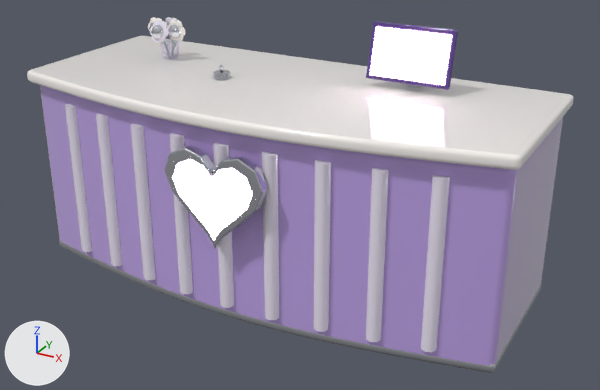
The glTF model public/assets/interiors/salao/reception_desk_curved.glb: old version first, new version second.
Both versions are drawn from a 50 mm lens placed at (1.88, -3.29, 2.07), pointed at (0.13, -0.11, 0.48). The lights are fixed; the arrows at lower left show +X, +Y and +Z. The picture after the commit comes second.

Names of what the first picture shows: 'reception_desk_curved'.
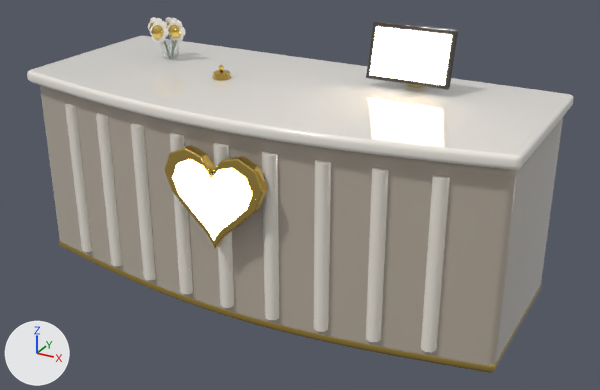
Where the change shows, as pixel boxes [x1, y1, x2, y2] in the pictures (600 x 390 px):
'reception_desk_curved', recoloured
    both: [35, 17, 563, 373]

The change, as a diff of the scene's bpy script:
```diff
--- a/public/assets/interiors/salao/reception_desk_curved.glb.py
+++ b/public/assets/interiors/salao/reception_desk_curved.glb.py
@@ mat_base_010 @@
 mat_base_010 = principled_material('base.010')
-mat_base_010.base_color = (0.533, 0.376, 0.823)  # purple #c1a5ea
+mat_base_010.base_color = (0.485, 0.423, 0.347)  # grey #b9ae9f
 mat_base_010.roughness = 0.18
@@ mat_white_010 @@
 mat_white_010 = principled_material('white.010')
-mat_white_010.base_color = (1.0, 0.956, 0.922)  # white #fffaf6
+mat_white_010.base_color = (0.922, 0.88, 0.807)  # white #f6f1e8
 mat_white_010.roughness = 0.12
@@ mat_trim_010 @@
 mat_trim_010 = principled_material('trim.010')
-mat_trim_010.base_color = (0.768, 0.791, 0.855)  # white #e3e6ee
+mat_trim_010.base_color = (0.888, 0.624, 0.156)  # yellow #f2cf6e
 mat_trim_010.metallic = 1.0
@@ mat_accent_010 @@
 mat_accent_010 = principled_material('accent.010')
-mat_accent_010.base_color = (0.896, 0.839, 0.973)  # white #f3ecfc
+mat_accent_010.base_color = (0.888, 0.839, 0.745)  # white #f2ece0
 mat_accent_010.roughness = 0.14
@@ mat_deep_010 @@
 mat_deep_010 = principled_material('deep.010')
-mat_deep_010.base_color = (0.0782, 0.0343, 0.216)  # purple #4f3480
+mat_deep_010.base_color = (0.0437, 0.0395, 0.0356)  # dark grey #3b3835
 mat_deep_010.roughness = 0.12
```
